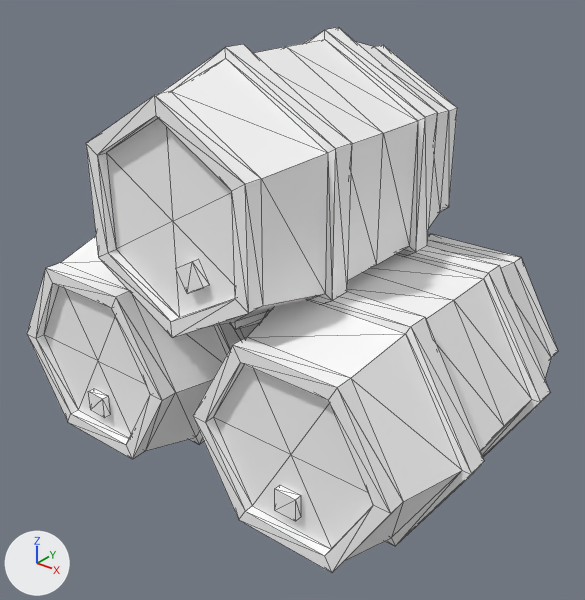
The glTF model assets/synty/simple_fantasy/models/SF_Prop_BarrelStack_01.glb, before and after one commit.
Rendered twice from a camera (50 mm lens) standing at (0.0251, -0.0309, 0.0279) and looking at (0.0009, -0.0006, 0.0091). Lighting does not change. The marker at lower left points along +X, +Y and +Z. Mesh edges are drawn as thin lines.

The first picture shows 'SF_Prop_BarrelStack_01'.
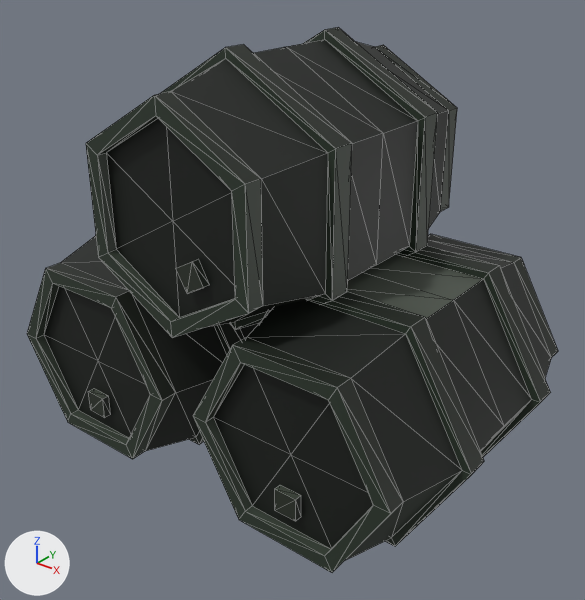
Changed parts and their boxes (x1, y1, x2, y2) in the pictures (585 x 600 px):
'SF_Prop_BarrelStack_01', surface changed (white to black): (27, 27, 558, 573) in both

What the commit changed:
Picture 'Undead_Footman_01' (img_undead_footman_01) is new.
In material 'lambert1' (mat_lambert1), base_color is no longer (1.0, 1.0, 1.0), white #ffffff.
In material 'lambert1' (mat_lambert1), texture is now set to img_undead_footman_01.
